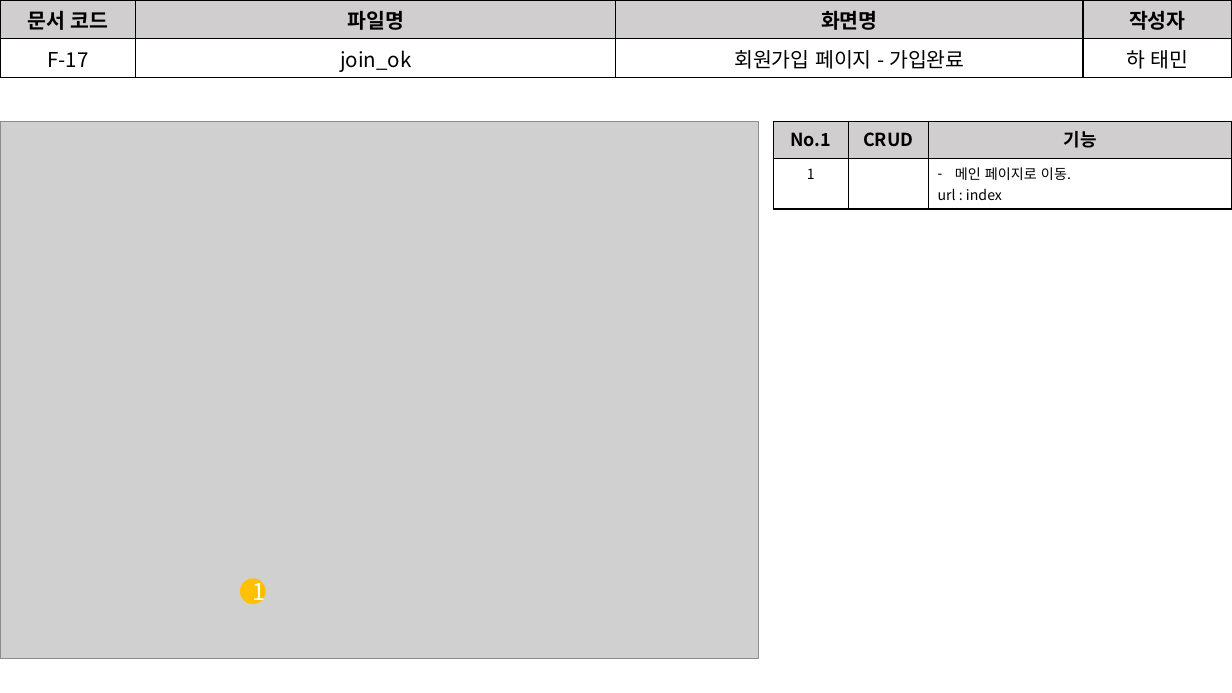
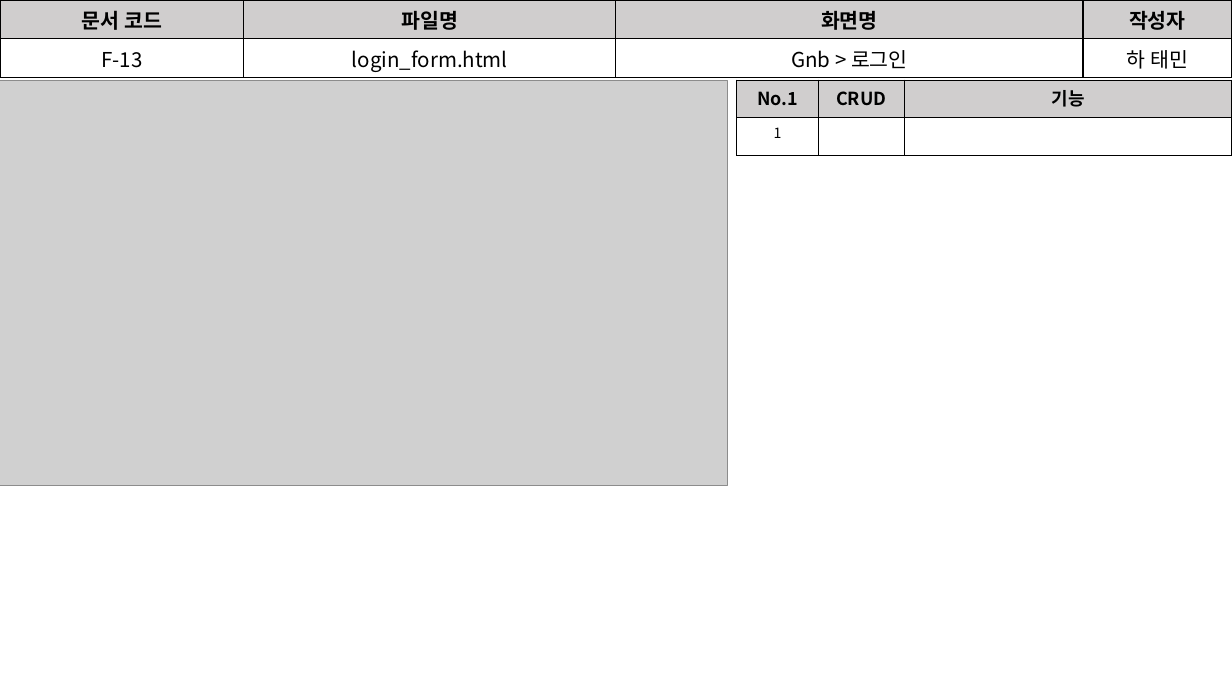
Before and after one commit to David-Ha-1217/Publisher_Portfolio, a slide deck: slide 16 of Documents/화면설계서.pptx (slide 12 before the commit). Drawn at 1232x693 pixels with LibreOffice and Linux fonts; fonts in the diff are those of the drawing; grey boxes stand for pictures. Boxes give left, top, right and bottom in pixels: in the first picture for what was removed or moved away, otherwise in the second. Text is boxed around its words. In the diff, an @@ line names an element or a change of style, - is before the commit and + after.

```diff
--- a/Documents/화면설계서.pptx
+++ b/Documents/화면설계서.pptx
@@ table at [0,0,1232,76] @@
-row 2: F-17 | join_ok | 회원가입 페이지 - 가입완료 | 하 태민
+row 2: F-13 | login_form.html | Gnb > 로그인 | 하 태민
@@ picture: place and size @@
-picture at [0,121,759,659]
+picture at [0,80,727,486]
@@ table at [738,80,1232,155] @@
-row 2, column 3: 메인 페이지로 이동. / url : index
+row 2, column 3: 
@@ table: place and size @@
-table at [774,121,1232,204]
+table at [738,80,1232,155]
@@ ellipse removed at [240,579,266,604] @@
-1
```
Also in this commit, not shown: 9 other slides changed, 4 slides added, 1 slide removed, 5 other files.
